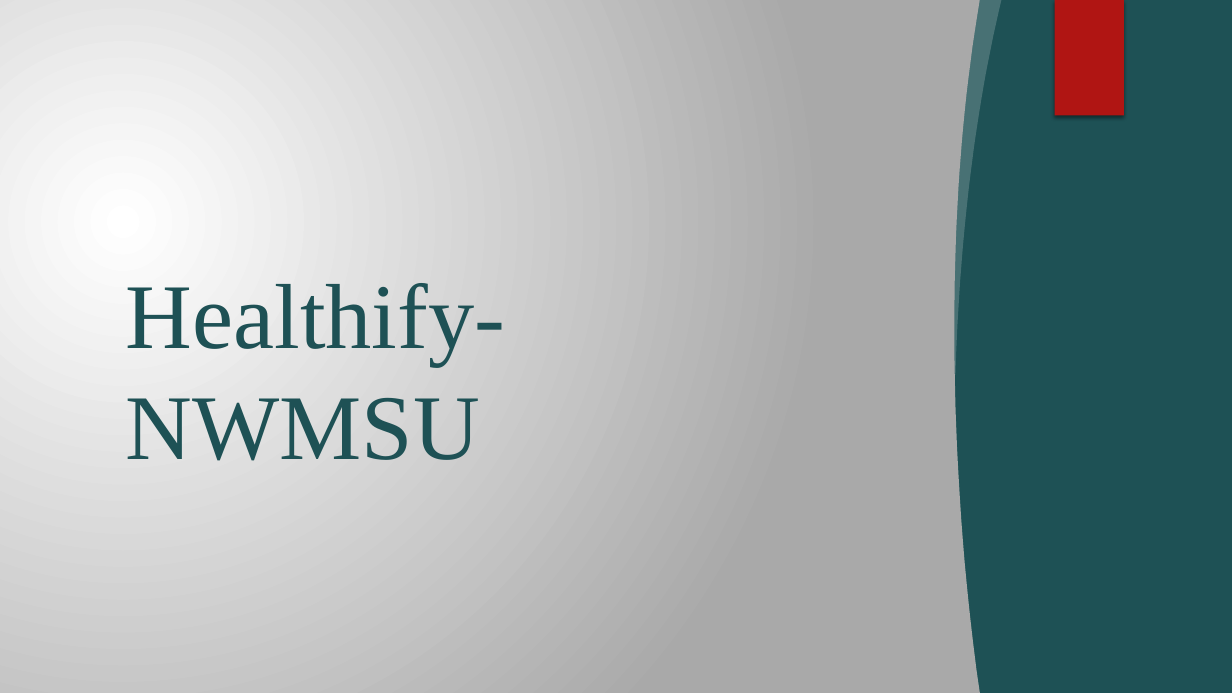
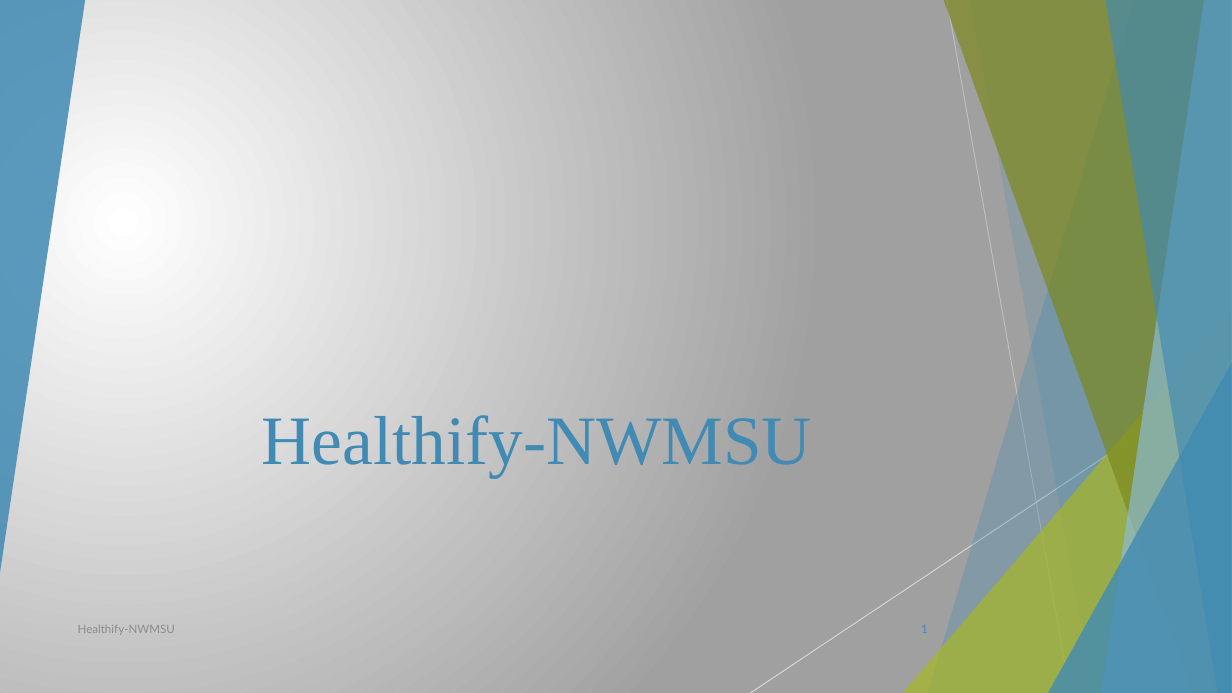
Before and after one commit to sowmyathogiti/Healthify, a slide deck: slide 1 of Healthify-NWMSU.pptx. Drawn at 1232x693 pixels with LibreOffice and Linux fonts; fonts in the diff are those of the drawing; background and template pictures are left out. Boxes give left, top, right and bottom in pixels: in the first picture for what was removed or moved away, otherwise in the second. Text is boxed around its words. In the diff, an @@ line names an element or a change of style, - is before the commit and + after.

```diff
--- a/Healthify-NWMSU.pptx
+++ b/Healthify-NWMSU.pptx
@@ background gradient #FFFFFF to #AAAAAA to gradient #FFFFFF to #A0A0A0 @@
@@ rectangle removed at box(0, 0, 1232, 693) @@
@@ freeform shape removed at box(0, 0, 981, 693) @@
@@ group added at box(0, 0, 1232, 693): 5 freeform shapes, 3 triangles, 2 lines @@
@@ freeform shape removed at box(945, 0, 1002, 375) @@
@@ rectangle removed at box(1055, 0, 1124, 116) @@
@@ title "Healthify-NWMSU" at box(262, 410, 812, 478): size 72 to 54 pt, text colour #1E5155 to #418AB3; alignment left to right @@
@@ text added at box(78, 625, 175, 635), 9 pt, text #8C8C8C @@
+Healthify-NWMSU
@@ page number added at box(921, 625, 928, 633), 9 pt, text #418AB3 @@
+1
```
Also in this commit, not shown: 12 other slides changed.
